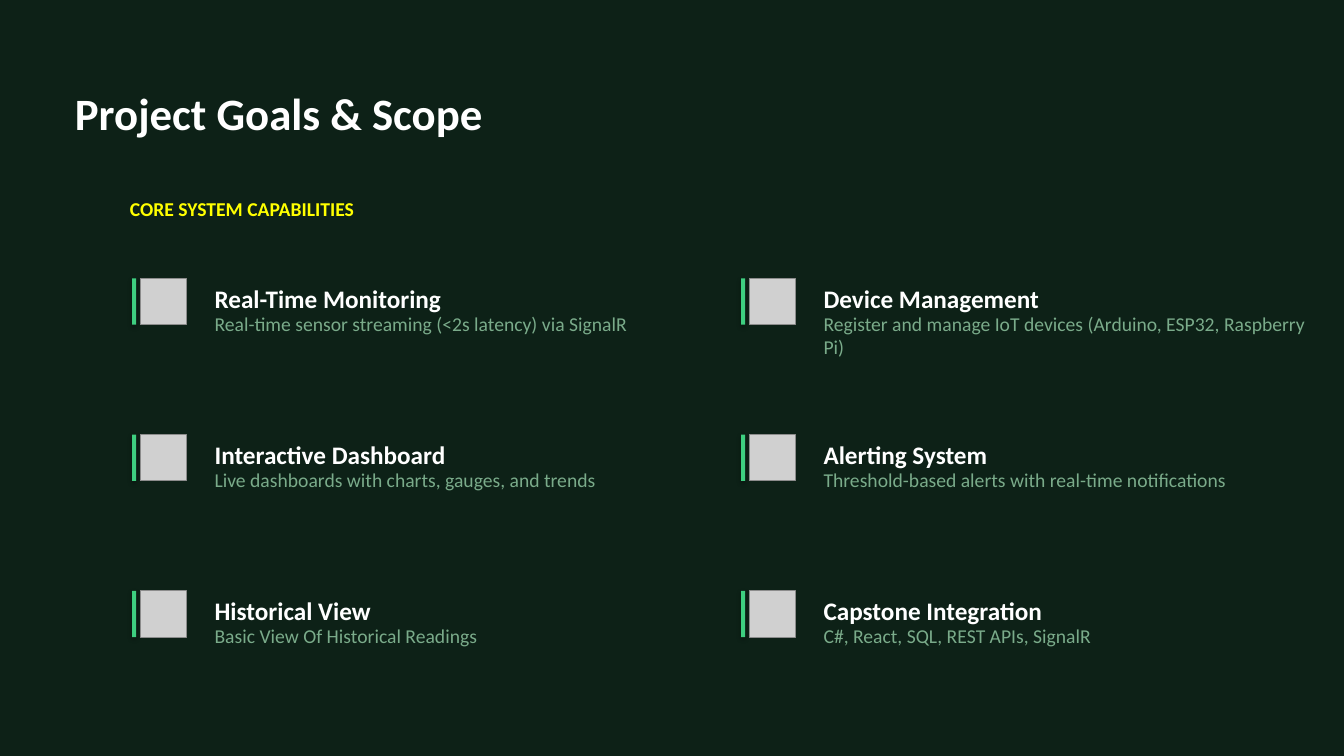
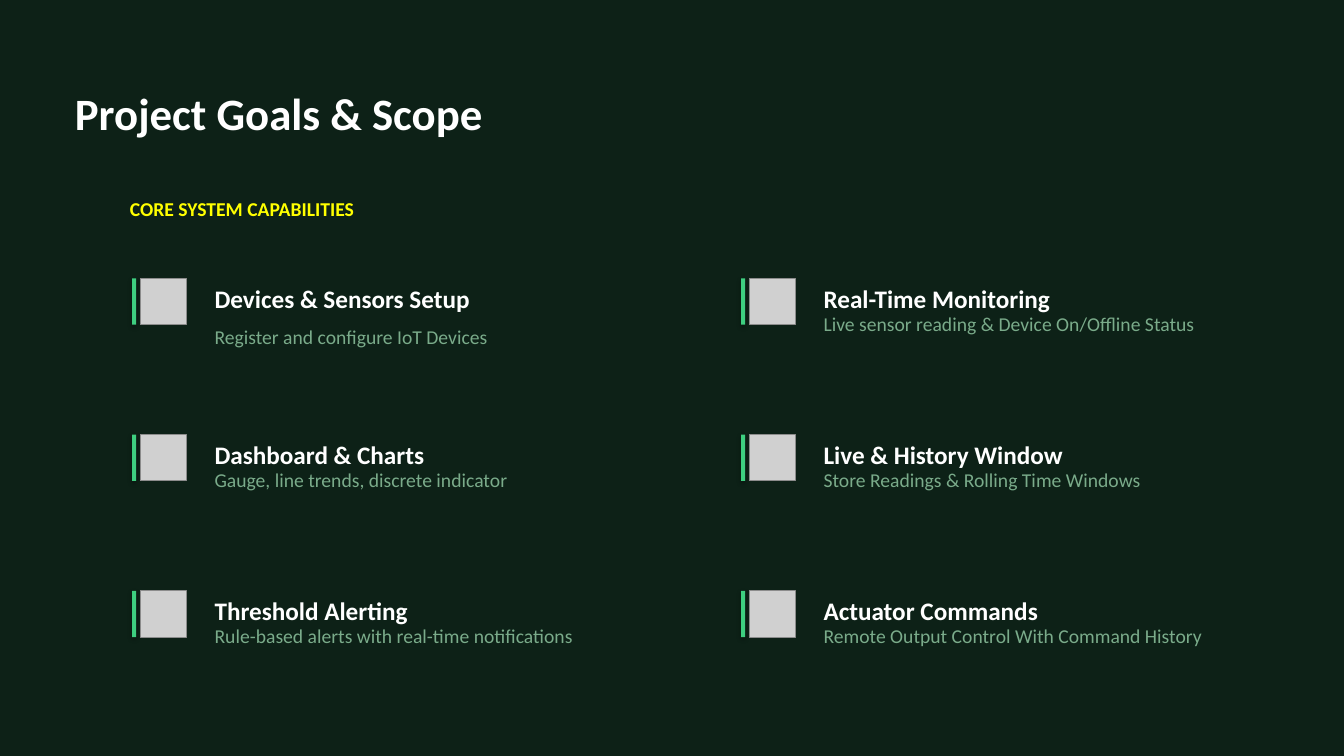
Before and after one commit to TranRTC/capstone_project, a slide deck: slide 4 of Documents/Presentation/Capstone Project Presentation.pptx. Drawn at 1344x756 pixels with LibreOffice and Linux fonts; fonts in the diff are those of the drawing; grey boxes stand for pictures. Boxes give left, top, right and bottom in pixels: in the first picture for what was removed or moved away, otherwise in the second. Text is boxed around its words. In the diff, an @@ line names an element or a change of style, - is before the commit and + after.

```diff
--- a/Documents/Presentation/Capstone Project Presentation.pptx
+++ b/Documents/Presentation/Capstone Project Presentation.pptx
@@ text at (215,290,469,312): text changed @@
-Real-Time Monitoring
+Devices & Sensors Setup
@@ text at (824,290,1050,313): text changed @@
-Device Management
+Real-Time Monitoring
@@ text at (824,317,1194,335): text changed @@
-Register and manage IoT devices (Arduino, ESP32, Raspberry Pi)
+Live sensor reading & Device On/Offline Status
@@ text at (215,330,487,348): text changed @@
-Real-time sensor streaming (<2s latency) via SignalR
+Register and configure IoT Devices
@@ text at (215,446,424,464): text changed @@
-Interactive Dashboard
+Dashboard & Charts
@@ text at (824,446,1062,468): text changed @@
-Alerting System
+Live & History Window
@@ text at (215,473,507,491): text changed @@
-Live dashboards with charts, gauges, and trends
+Gauge, line trends, discrete indicator
@@ text at (824,473,1140,491): text changed @@
-Threshold-based alerts with real-time notifications
+Store Readings & Rolling Time Windows
@@ text at (215,602,407,625): text changed @@
-Historical View
+Threshold Alerting
@@ text at (215,629,573,643): text changed @@
-Basic View Of Historical Readings
+Rule-based alerts with real-time notifications
@@ text at (824,602,1037,620): text changed @@
-Capstone Integration
+Actuator Commands
@@ text at (824,629,1202,646): text changed @@
-C#, React, SQL, REST APIs, SignalR
+Remote Output Control With Command History
```
Also in this commit, not shown: 4 other slides changed, 2 slides added, 3 slides removed, 1 other file.
